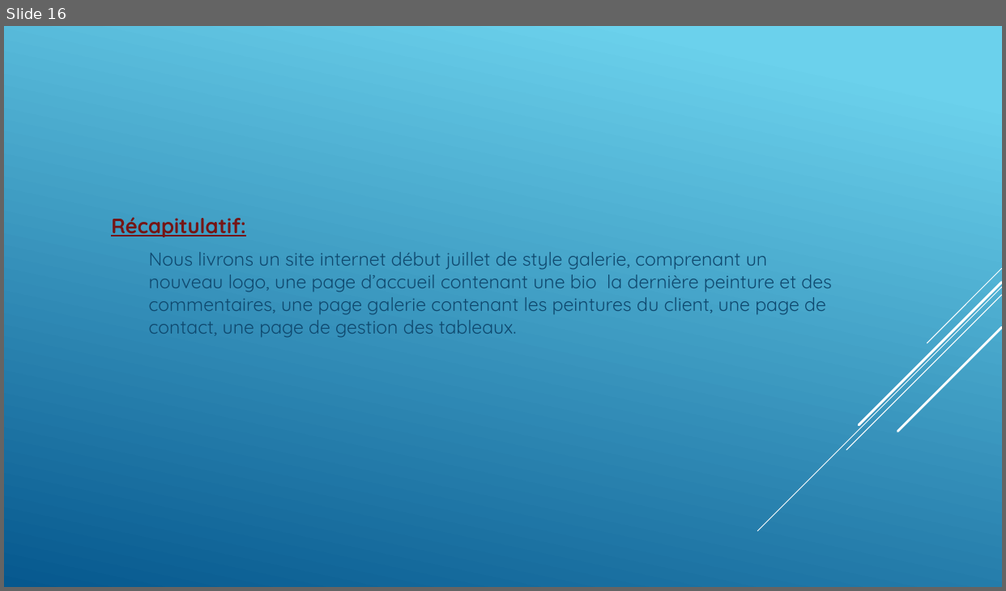
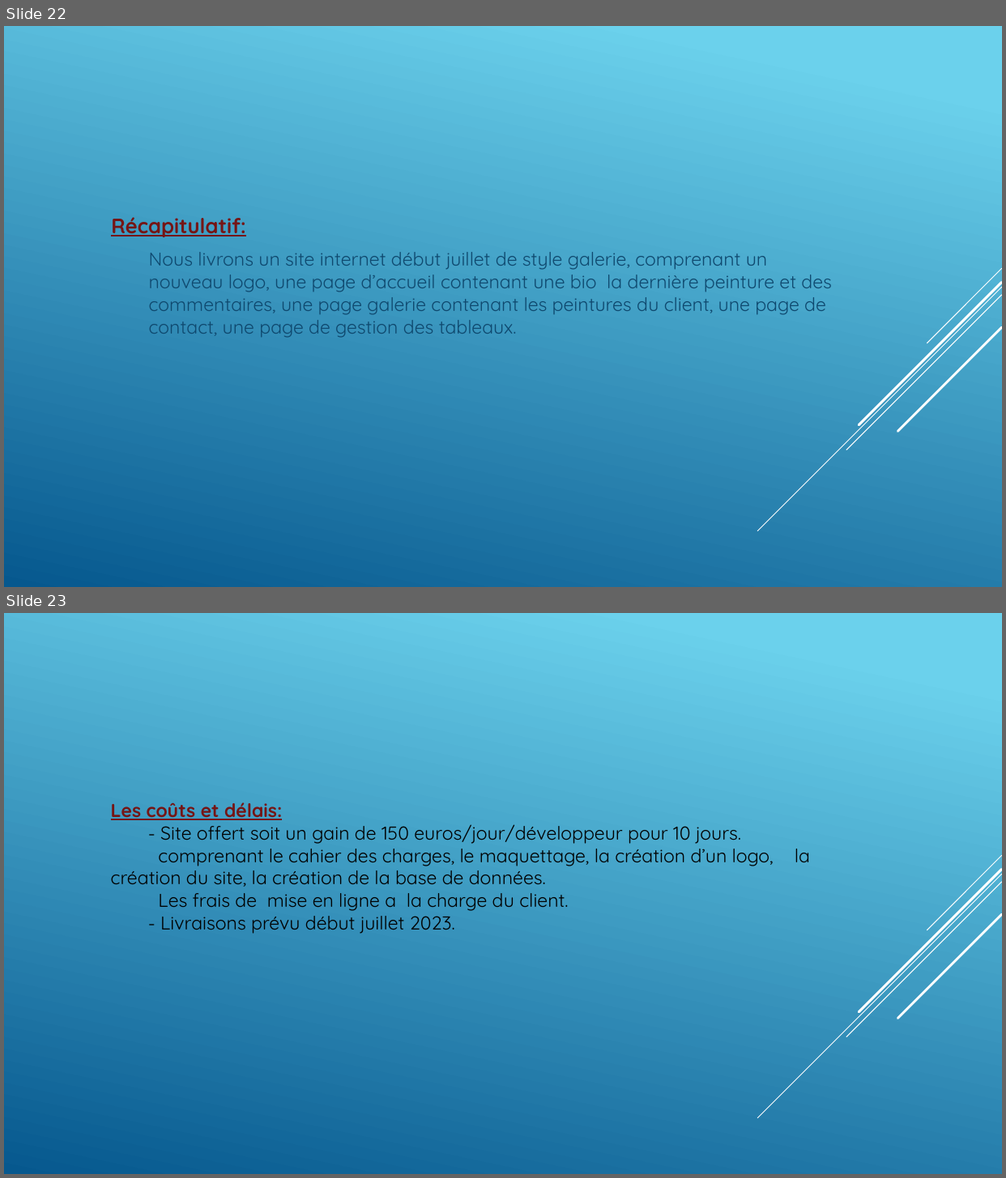
Before and after one commit to GillesP-dev/FilRouge, a slide deck: CDC/L_artiste.pptx. Shown one above the other, each under a label of ours: slide 16 before the commit, slides 22 and 23 after it. The pictures are 1006x591 and 1006x1178 pixels, drawn with LibreOffice and Linux fonts; fonts in the diff are those of the drawing. Boxes give left, top, right and bottom in pixels: in the first picture for what was removed or moved away, otherwise in the second. Text is boxed around its words. In the diff, an @@ line names an element or a change of style, - is before the commit and + after.

```diff
--- a/CDC/L_artiste.pptx
+++ b/CDC/L_artiste.pptx
@@ slide 23 added at box(4, 613, 1002, 1174), background gradient #6ED2EB to #06588E; not listed: 5 template elements that a slide beside it also shows @@
@@ text added at box(111, 803, 774, 934), 18 pt, text #000000 @@
+Les coûts et délais:
+- Site offert soit un gain de 150 euros/jour/développeur pour 10 jours.
+comprenant le cahier des charges, le maquettage, la création d’un logo, la création du site, la création de la base de données.
+Les frais de mise en ligne a la charge du client.
+- Livraisons prévu début juillet 2023.
@@ what was slide 16 is now slide 22 @@
```
Also in this commit, not shown: 3 slides changed, 6 other slides added, 5 other files.
